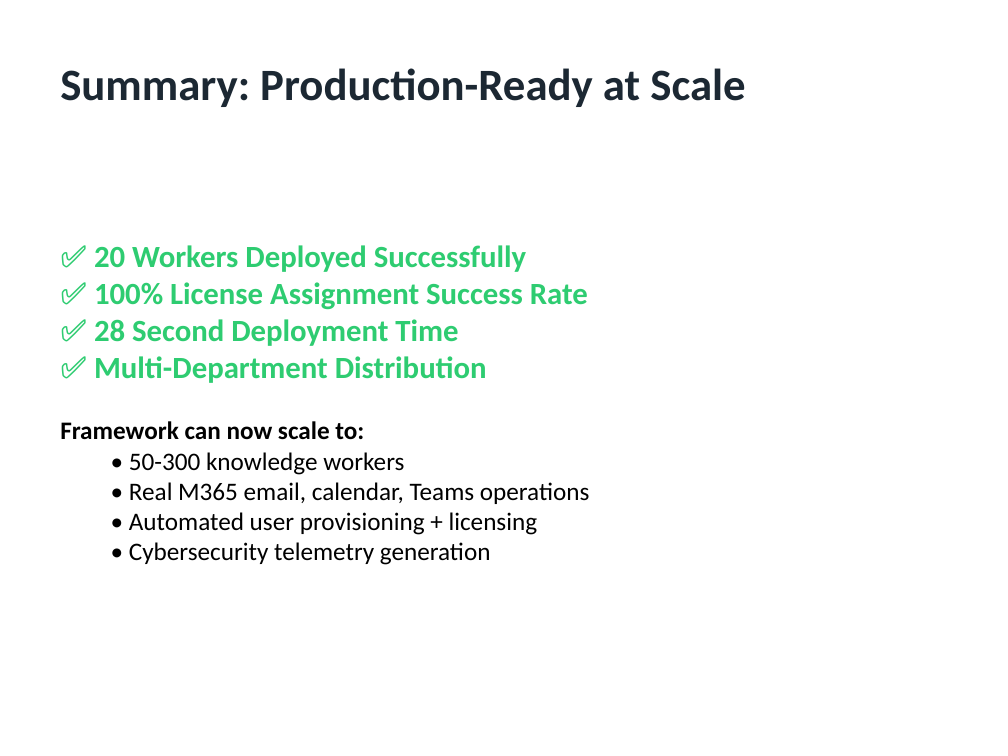
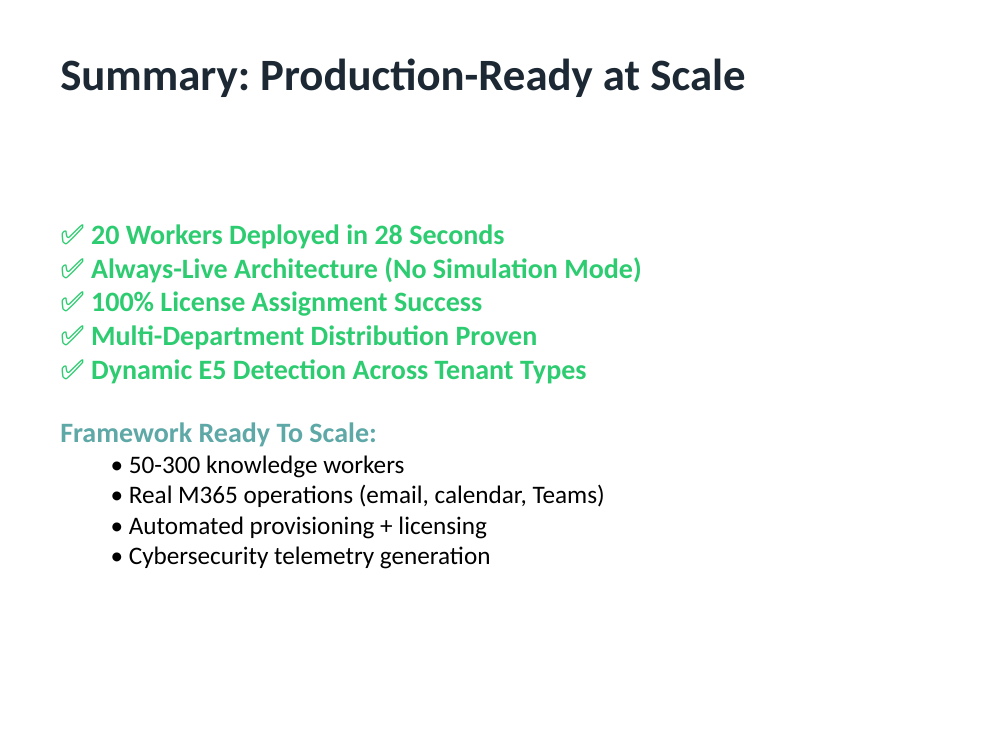
Before and after one commit to rysweet/AzureHayMaker, a slide deck: slide 16 of KnowledgeWorker-E2E-Evidence.pptx (slide 8 before the commit). Drawn at 1008x756 pixels with LibreOffice and Linux fonts; fonts in the diff are those of the drawing. Boxes give left, top, right and bottom in pixels: in the first picture for what was removed or moved away, otherwise in the second. Text is boxed around its words. In the diff, an @@ line names an element or a change of style, - is before the commit and + after.

```diff
--- a/KnowledgeWorker-E2E-Evidence.pptx
+++ b/KnowledgeWorker-E2E-Evidence.pptx
@@ text "Summary: Production-Ready at Scale": place and size @@
-text "Summary: Production-Ready at Scale" at box(60, 68, 745, 107)
+text "Summary: Production-Ready at Scale" at box(60, 58, 745, 97)
@@ text "✅ 20 Workers Deployed in ...": place and size @@
-text "✅ 20 Workers Deployed in ..." at box(60, 245, 589, 565)
+text "✅ 20 Workers Deployed in ..." at box(60, 224, 641, 569)
@@ text at box(60, 224, 641, 447): text changed; size 22 to 20 pt @@
-✅ 20 Workers Deployed Successfully
-✅ 100% License Assignment Success Rate
-✅ 28 Second Deployment Time
-✅ Multi-Department Distribution
-Framework can now scale to:
+✅ 20 Workers Deployed in 28 Seconds
+✅ Always-Live Architecture (No Simulation Mode)
+✅ 100% License Assignment Success
+✅ Multi-Department Distribution Proven
+✅ Dynamic E5 Detection Across Tenant Types
+Framework Ready To Scale:
@@ text at box(129, 484, 605, 539): text changed @@
-  • Real M365 email, calendar, Teams operations
-  • Automated user provisioning + licensing
+  • Real M365 operations (email, calendar, Teams)
+  • Automated provisioning + licensing
```
Also in this commit, not shown: 3 other slides changed, 12 slides added, 4 slides removed.
